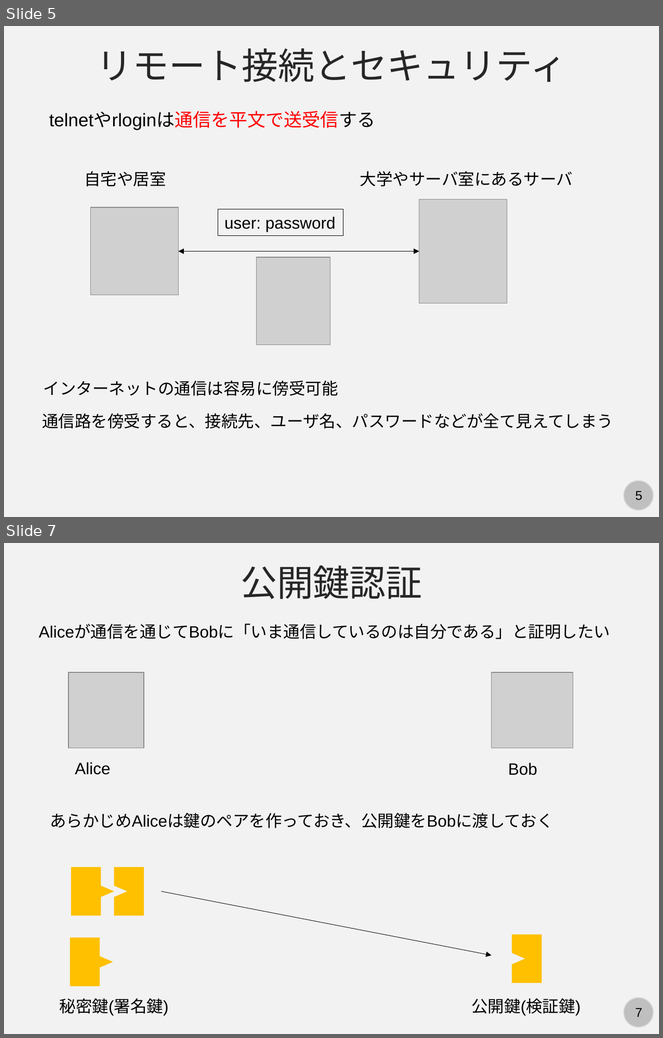
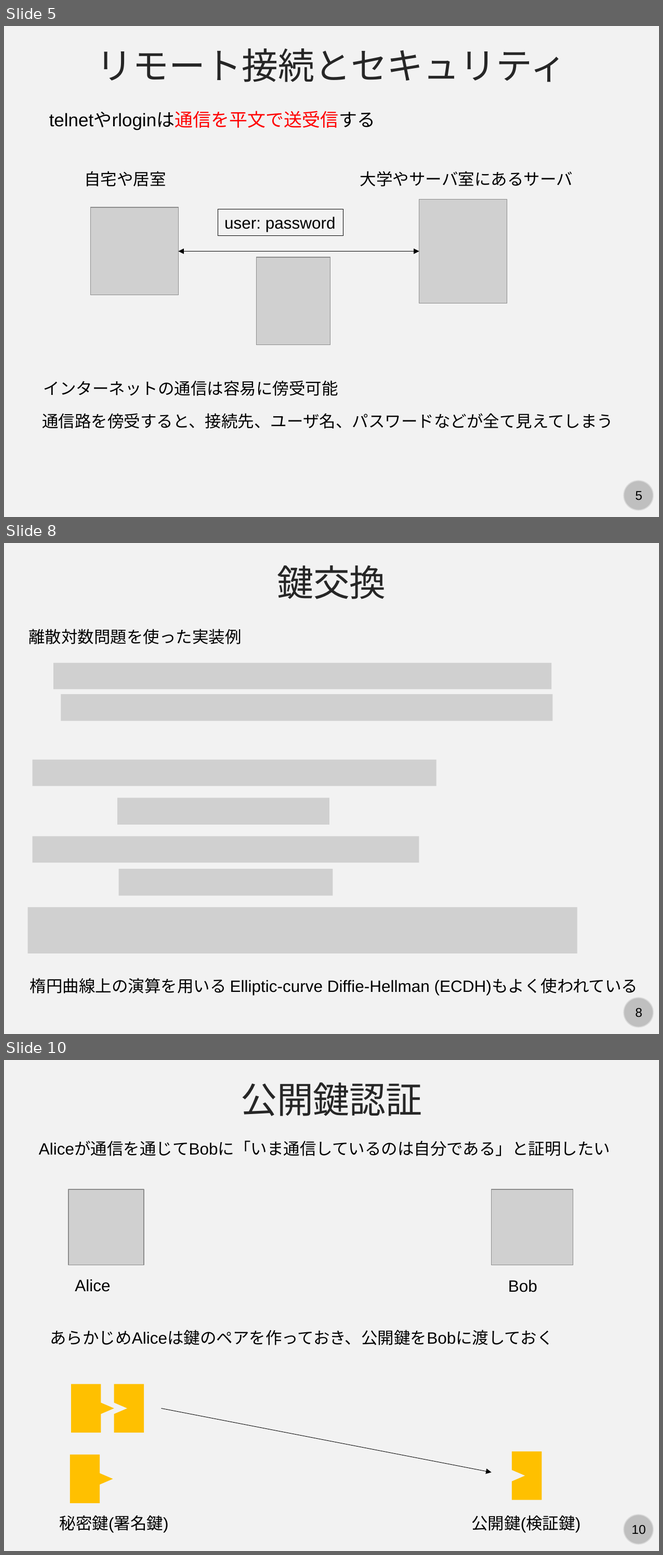
Before and after one commit to kaityo256/lab_startup, a slide deck: ssh/ssh.pptx. Shown one above the other, each under a label of ours: slides 5 and 7 before the commit, slides 5, 8 and 10 after it; the slides between them are not shown. The pictures are 663x1038 and 663x1555 pixels, drawn with LibreOffice and Linux fonts; fonts in the diff are those of the drawing; grey boxes stand for pictures. Boxes give left, top, right and bottom in pixels: in the first picture for what was removed or moved away, otherwise in the second. Text is boxed around its words. In the diff, an @@ line names an element or a change of style, - is before the commit and + after.

```diff
--- a/ssh/ssh.pptx
+++ b/ssh/ssh.pptx
@@ slide 8 added at (4,543,659,1034), background #F2F2F2; not listed: 2 template elements that a slide beside it also shows @@
@@ text added at (277,565,386,599), 40 pt, text #262626 @@
+鍵交換
@@ text added at (28,629,242,644), 18 pt, text #000000 @@
+離散対数問題を使った実装例
@@ picture added at (53,663,551,689) @@
@@ picture added at (61,694,553,721) @@
@@ picture added at (32,760,437,786) @@
@@ picture added at (117,798,330,825) @@
@@ picture added at (32,836,419,863) @@
@@ picture added at (118,869,333,896) @@
@@ picture added at (27,908,577,954) @@
@@ text added at (30,978,638,995), 18 pt, text #000000 @@
+楕円曲線上の演算を用いる Elliptic-curve Diffie-Hellman (ECDH)もよく使われている
@@ what was slide 7 is now slide 10 @@
@@ page number at (632,1525,646,1535): text changed @@
-7
+10
```
Also in this commit, not shown: 1 slide changed, 3 other slides added.
